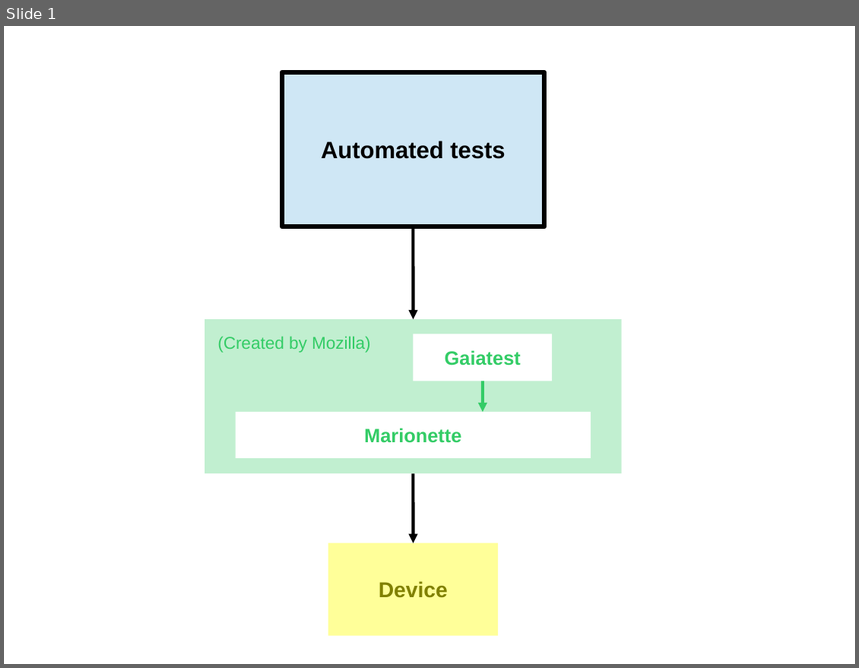
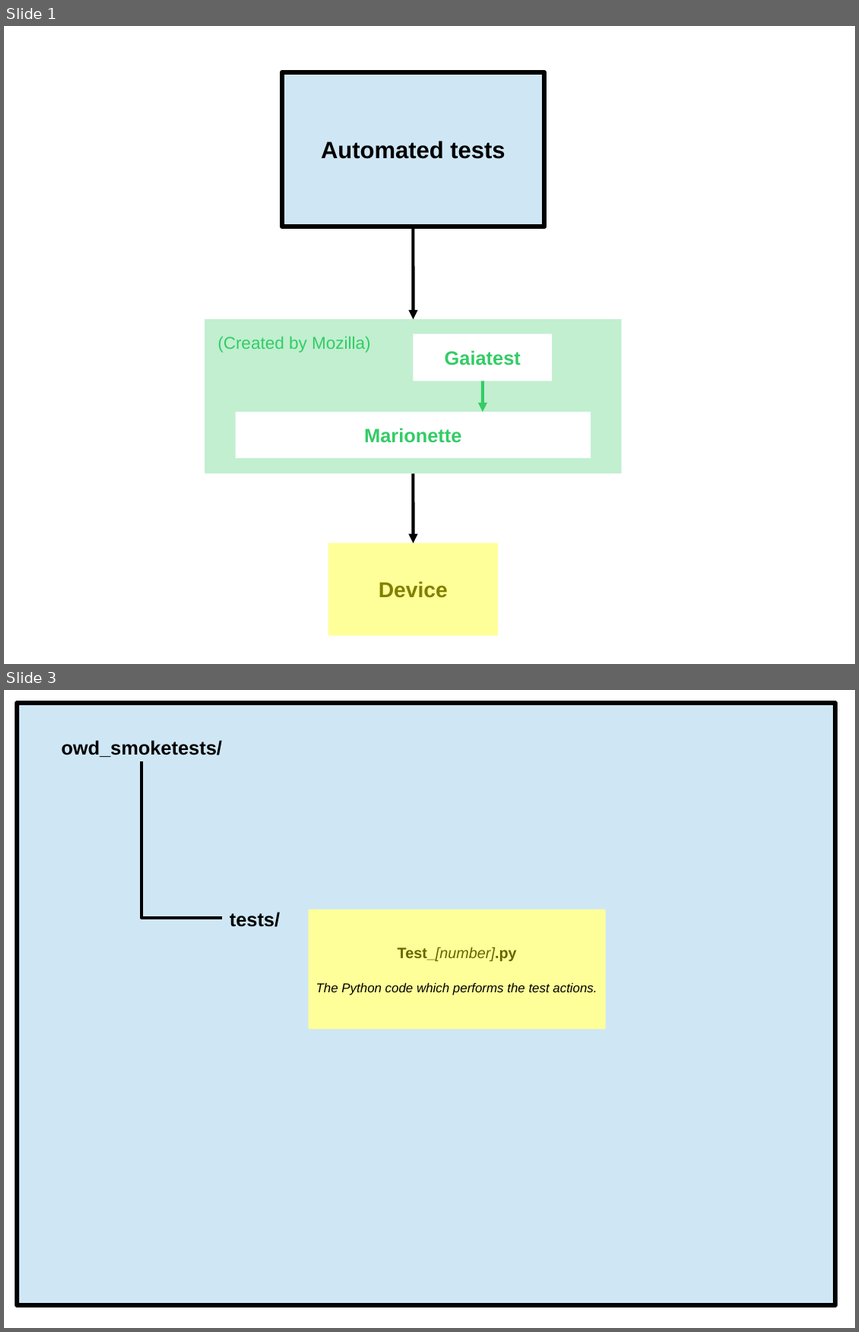
Before and after one commit to roydude2/owd_smoketests, a slide deck: docs/Overview.odp. Shown one above the other, each under a label of ours: slide 1 before the commit, slides 1 and 3 after it; the slides between them are not shown. The pictures are 859x668 and 859x1332 pixels, drawn with LibreOffice and Linux fonts; fonts in the diff are those of the drawing. Boxes give left, top, right and bottom in pixels: in the first picture for what was removed or moved away, otherwise in the second. Text is boxed around its words. In the diff, an @@ line names an element or a change of style, - is before the commit and + after.

```diff
--- a/docs/Overview.odp
+++ b/docs/Overview.odp
@@ slide 3 added at [4, 690, 855, 1328], background #FFFFFF @@
@@ rectangle added at [17, 703, 836, 1306], fill #CFE7F5, outline #000000 4.31 pt @@
@@ text added at [61, 740, 222, 757], 18 pt, text #000000, bold @@
+owd_smoketests/
@@ elbow line added from (142, 761) to (222, 918), #000000 2.89 pt @@
@@ text added at [230, 912, 280, 927], 18 pt, text #000000, bold @@
+tests/
@@ rectangle added at [308, 910, 606, 1029], fill #FFFF99, 12 pt, text #000000, italic @@
+Test_[number].py
+The Python code which performs the test actions.
```
Also in this commit, not shown: 1 slide changed, 4 other slides added, 1 slide removed, 2 other files.
